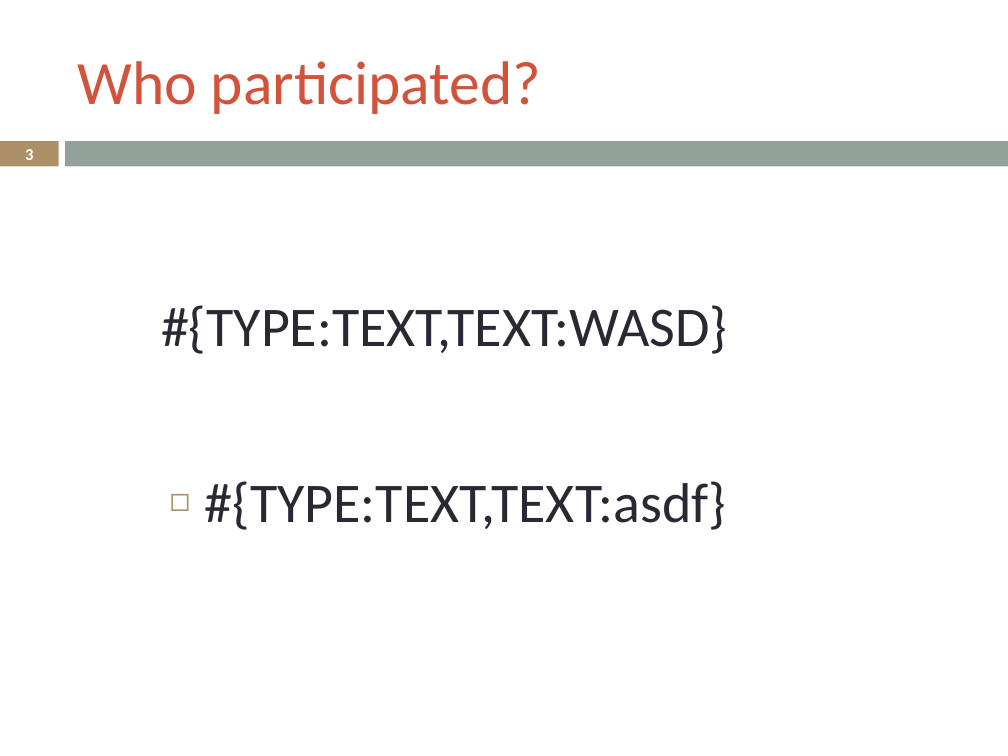
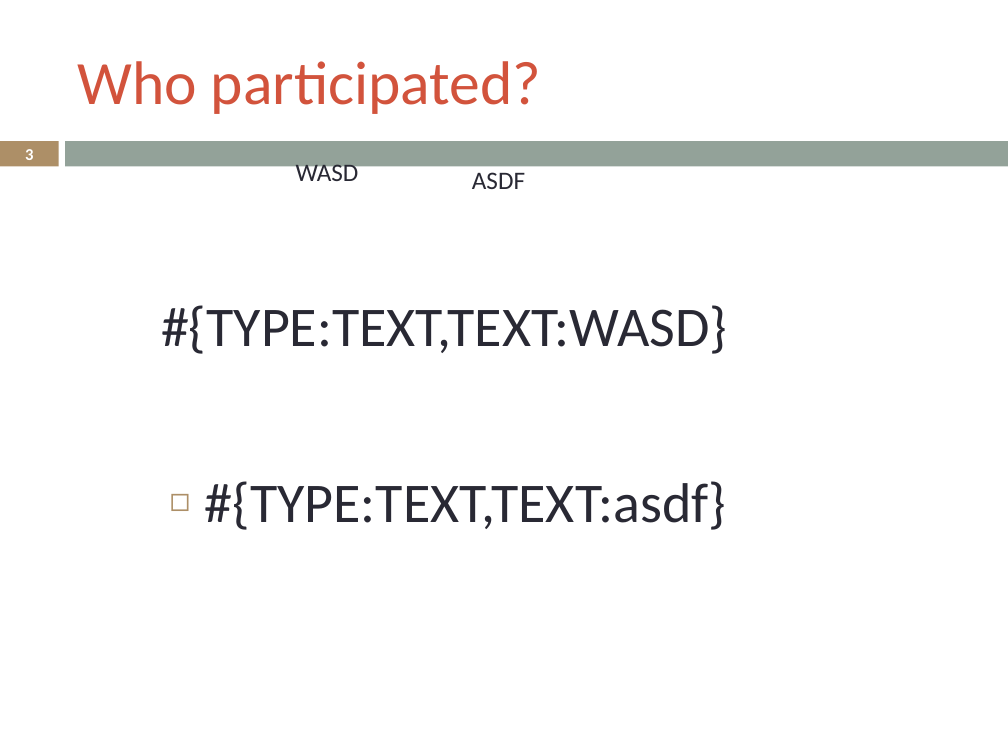
Before and after one commit to LukeSteg/LCABiometric, a slide deck: slide 3 of exampleOutput.pptx. Drawn at 1008x756 pixels with LibreOffice and Linux fonts; fonts in the diff are those of the drawing. Boxes give left, top, right and bottom in pixels: in the first picture for what was removed or moved away, otherwise in the second. Text is boxed around its words. In the diff, an @@ line names an element or a change of style, - is before the commit and + after.

```diff
--- a/exampleOutput.pptx
+++ b/exampleOutput.pptx
@@ text added at (296,160,359,181), 18 pt, text #292934 @@
+WASD
@@ text added at (472,172,525,189), 18 pt, text #292934 @@
+ASDF
```
Also in this commit, not shown: 2 other slides changed, 1 slide added, 1 slide removed, 6 other files.
